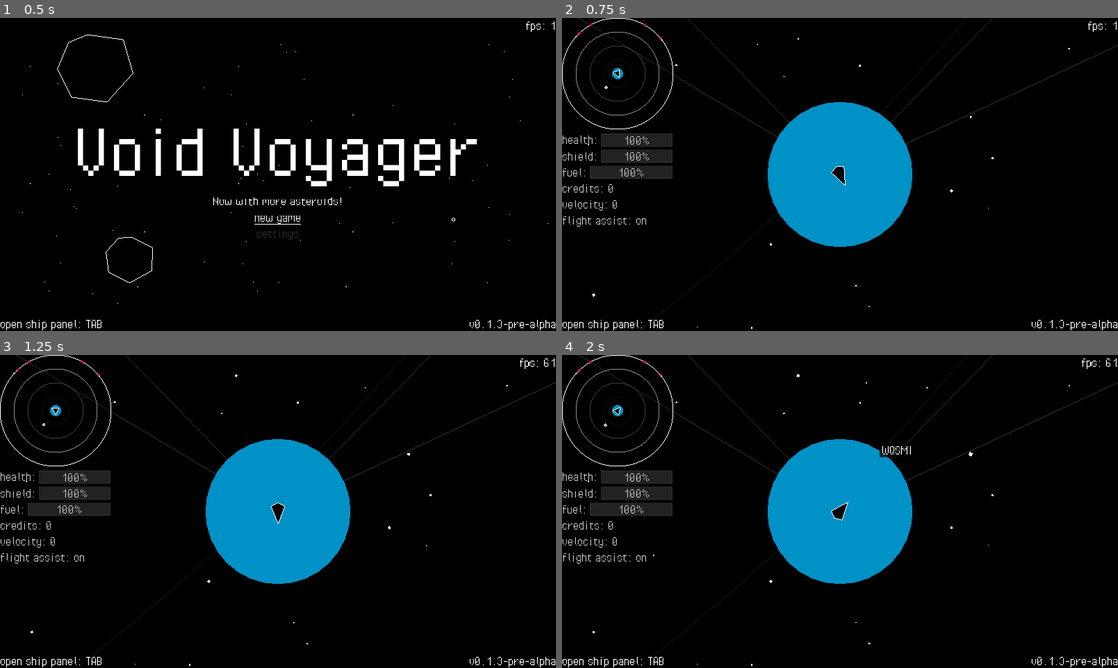
Above: before the commit, frames 1-4 (two rows, left to right).
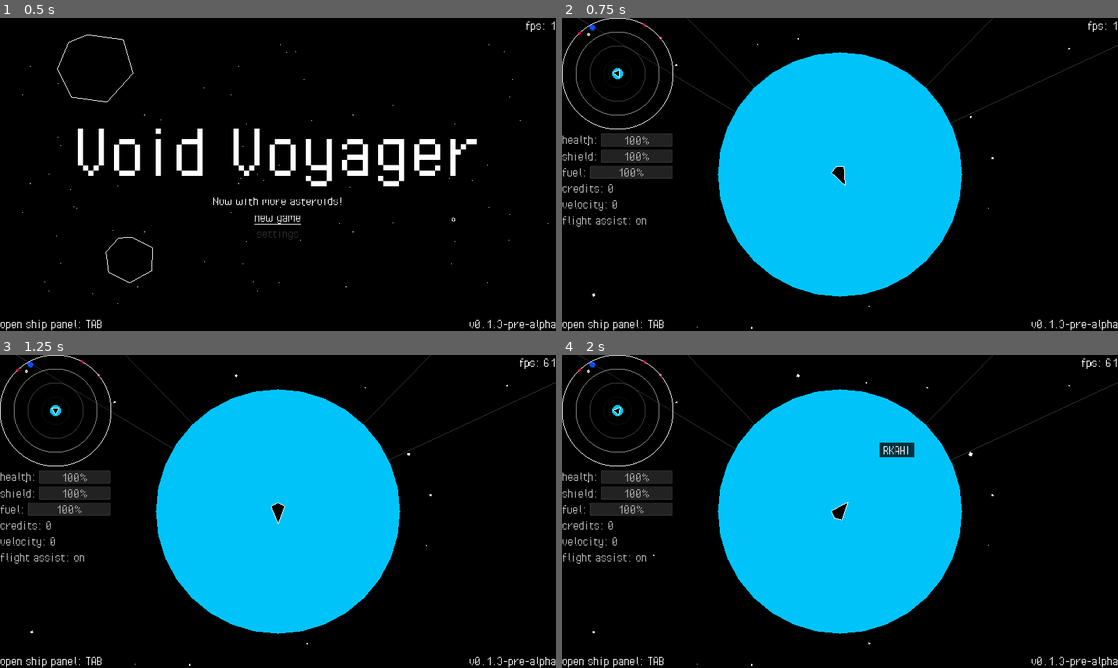
Above: after the commit, the same moments.

Repository: fossqueen/void-voyager-old
Game: Godot game, scene res://main.tscn
Two runs of this game, one before a commit and one after it. Both use one fixed random seed, a clock stepped at 60 frames per second and the inputs below.
Inputs (mouse positions are in pixels of both pictures, inside the frame that each line leads up to):
- Up to frame 1 (0.5 s): no input
- Up to frame 2 (0.75 s): click "new game" at 0.5 s
- Up to frame 3 (1.25 s): no input
- Up to frame 4 (2 s): drag from (840, 511) to (895, 442) at 1.27 s

Frame 1 is identical in both runs. In frame 2, 27% of the frame differs, in the area x 2-73%, y 0-100%; in frame 3, 27%; in frame 4, 27%.

Commit message:
Route Plotting back-end and visual representation

Diff:
--- a/galaxy/galaxy-generator.gd
+++ b/galaxy/galaxy-generator.gd
@@ -130,7 +130,7 @@
 			"X": x,
 			"Y": y,
 		},
-		"Population": int(pow(clamp(core_mass / (Vector2.ZERO.distance_to(Vector2(x, y)) / 15), 0, rand_range(500000, 1000000)), 3)),
+		"Population": 100, #int(pow(clamp(core_mass / (Vector2.ZERO.distance_to(Vector2(x, y)) / 15), 0, rand_range(500000, 1000000)), 3)),
 		"Star": star,
 		"Objects": objects,
 	}
@@ -151,13 +151,13 @@
 	for _star in range(stars):
 		var anglerad = random_spiral(diameter, sigma)
 
-		var x1 = (cos(anglerad[0]) * anglerad[1])
-		var y1 = (sin(anglerad[0]) * anglerad[1])
+		var x1 = int((cos(anglerad[0]) * anglerad[1]))
+		var y1 = int((sin(anglerad[0]) * anglerad[1]))
 
 		var offset_x = rand_range(PI - 0.2, PI + 0.2)
 		var offset_y = rand_range(PI - 0.2, PI + 0.2)
-		var x2 = (cos(anglerad[0] + offset_x) * anglerad[1])
-		var y2 = (sin(anglerad[0] + offset_y) * anglerad[1])
+		var x2 = int((cos(anglerad[0] + offset_x) * anglerad[1]))
+		var y2 = int((sin(anglerad[0] + offset_y) * anglerad[1]))
 
 		if !system_coordinates.has(Vector2(x1, y1)):
 			system_coordinates.append(Vector2(x1, y1))
@@ -167,7 +167,7 @@
 				system_names.append(system_name)
 				galaxy_gen.append(generate_system(x1, y1, system_name))
 
-		if !system_coordinates.has(Vector2(int(x2), int(y2))):
+		if !system_coordinates.has(Vector2(x2, y2)):
 			system_coordinates.append(Vector2(x2, y2))
 
 			var system_name = random_string(5)
--- a/project.godot
+++ b/project.godot
@@ -29,6 +29,11 @@
 "language": "GDScript",
 "path": "res://save-resources/save-player.gd"
 }, {
+"base": "Node2D",
+"class": "PlotRoute",
+"language": "GDScript",
+"path": "res://ui/galaxy-map/plot-route.gd"
+}, {
 "base": "Reference",
 "class": "SaveFile",
 "language": "GDScript",
@@ -54,6 +59,7 @@
 "GalaxyGenerator": "",
 "Inventory": "",
 "PlayerSave": "",
+"PlotRoute": "",
 "SaveFile": "",
 "Ship": "",
 "ShipClass": "",
@@ -79,7 +85,6 @@
 
 window/size/width=1280
 window/size/height=720
-mouse_cursor/custom_image="res://ui/crosshair.png"
 window/stretch/mode="2d"
 window/stretch/aspect="keep"
 
--- a/ui/galaxy-map/galaxy-map.gd
+++ b/ui/galaxy-map/galaxy-map.gd
@@ -5,8 +5,11 @@
 var selected_system
 onready var camera = $VPC/Viewport/Camera2D
 onready var selected_plot = $VPC/Viewport/SelectedPlot
+onready var plot_route = $VPC/Viewport/PlotRoute
 onready var player_system = Global.save.galaxy.galaxy[Global.save.player.current_system]
-onready var player_system_position = Vector2(player_system["Coordinates"]["X"], player_system["Coordinates"]["Y"])
+onready var player_system_position: Vector2  = Vector2(player_system["Coordinates"]["X"], player_system["Coordinates"]["Y"])
+
+var plots = []
 
 func _ready():
 	data = Global.save
@@ -32,6 +35,7 @@
 		new_system_plot.camera = camera
 		new_system_plot.select = selected_plot
 		new_system_plot.galaxy_map = self
+		plots.append(new_system_plot)
 		$VPC/Viewport.add_child(new_system_plot)
 		$VPC/Viewport/Camera2D.position = $VPC/Viewport/MapMarker.position
 		$VPC/Viewport/Camera2D.current = true
@@ -119,4 +123,4 @@
 
 func _on_Plot_pressed():
 	if selected_system:
-		$Navigation2D.get_simple_path(player_system_position, Vector2(selected_system["Coordinates"]["X"], selected_system["Coordinates"]["Y"]))
+		plot_route.calculate_point_path(player_system_position, Vector2(selected_system["Coordinates"]["X"], selected_system["Coordinates"]["Y"]))
--- a/ui/galaxy-map/galaxy-map.tscn
+++ b/ui/galaxy-map/galaxy-map.tscn
@@ -9,6 +9,7 @@
 [ext_resource path="res://ui/galaxy-map/current-system.png" type="Texture" id=7]
 [ext_resource path="res://ui/galaxy-map/search.png" type="Texture" id=8]
 [ext_resource path="res://ui/message-box/message-box.tscn" type="PackedScene" id=9]
+[ext_resource path="res://ui/galaxy-map/plot-route.gd" type="Script" id=10]
 
 [sub_resource type="DynamicFont" id=2]
 size = 32
@@ -61,6 +62,9 @@
 
 [node name="Tween" type="Tween" parent="VPC/Viewport/Camera2D"]
 
+[node name="PlotRoute" type="Node2D" parent="VPC/Viewport"]
+script = ExtResource( 10 )
+
 [node name="InfoBox" type="MarginContainer" parent="."]
 anchor_bottom = 1.0
 margin_right = 196.0
--- /dev/null
+++ b/ui/galaxy-map/plot-route.gd
@@ -0,0 +1,76 @@
+class_name PlotRoute
+extends Node2D
+
+
+var _astar := AStar2D.new()
+onready var galaxy: Array = Global.save.galaxy.galaxy
+
+var jump_range: int = 30
+onready var current_system = Vector2(Global.save.galaxy.galaxy[Global.save.player.current_system]["Coordinates"]["X"], Global.save.galaxy.galaxy[Global.save.player.current_system]["Coordinates"]["Y"])
+var cell_mappings: Dictionary = {}
+var directions = [Vector2(0, 1), Vector2(0, -1), Vector2(1, 0), Vector2(-1, 0), Vector2(1, 1), Vector2(-1, -1), Vector2(1, -1), Vector2(-1, 1)]
+onready var route = load("res://ui/galaxy-map/route.tscn")
+
+func _init() -> void:
+	pass
+
+
+func _into_2d(i, width) -> Vector2:
+	var a = (i % int(width))
+	var b = (i / int(width))
+	var c = Vector2(int(a), int(b))
+	return c
+
+
+func _add_and_connect_points(cell_mappings: Dictionary) -> void:
+	for point in cell_mappings:
+		_astar.add_point(cell_mappings[point], point)
+
+
+	for point in cell_mappings:
+		for neighbor in _find_neighbors(point, cell_mappings):
+			_astar.connect_points(cell_mappings[point], neighbor)
+
+func _find_neighbors(cell: Vector2, cell_mappings: Dictionary) -> Array:
+	var output: Array = []
+
+	var grid_size = jump_range * jump_range
+	var width = sqrt(grid_size)
+
+	for i in range(grid_size):
+		var neighbor = cell + _into_2d(i, width)
+
+		if cell_mappings.has(neighbor):
+			if not neighbor == cell:
+				if not _astar.are_points_connected(cell_mappings[cell], cell_mappings[neighbor]):
+					output.push_back(cell_mappings[neighbor])
+
+	return output
+
+
+func calculate_point_path(start: Vector2, end: Vector2) -> PoolVector2Array:
+
+	if _astar.has_point(cell_mappings[start]) and _astar.has_point(cell_mappings[end]):
+
+		var old_routes = get_tree().get_nodes_in_group("route")
+		for old_route in old_routes:
+			old_route.queue_free()
+
+		var new_route = route.instance()
+		new_route.points = _astar.get_point_path(cell_mappings[start], cell_mappings[end])
+		print(new_route.points)
+		add_child(new_route)
+
+		return _astar.get_point_path(cell_mappings[start], cell_mappings[end])
+
+	else:
+		print("Cannot plot route")
+		return PoolVector2Array()
+
+
+func _ready():
+	for system in galaxy:
+		var system_coordinates: Vector2 = Vector2(system["Coordinates"]["X"], system["Coordinates"]["Y"])
+		cell_mappings[system_coordinates] = galaxy.find(system)
+
+	_add_and_connect_points(cell_mappings)
--- /dev/null
+++ b/ui/galaxy-map/route.gd
@@ -0,0 +1,6 @@
+extends Node2D
+
+var points: PoolVector2Array = PoolVector2Array()
+
+func _draw():
+	draw_polyline(points, Color.white, 1, false)
--- /dev/null
+++ b/ui/galaxy-map/route.tscn
@@ -0,0 +1,7 @@
+[gd_scene load_steps=2 format=2]
+
+[ext_resource path="res://ui/galaxy-map/route.gd" type="Script" id=1]
+
+[node name="Route" type="Node2D" groups=["route"]]
+scale = Vector2( 10, 10 )
+script = ExtResource( 1 )
Not shown: 1 places in ui/galaxy-map/galaxy-map.tscn that only renumber resources
